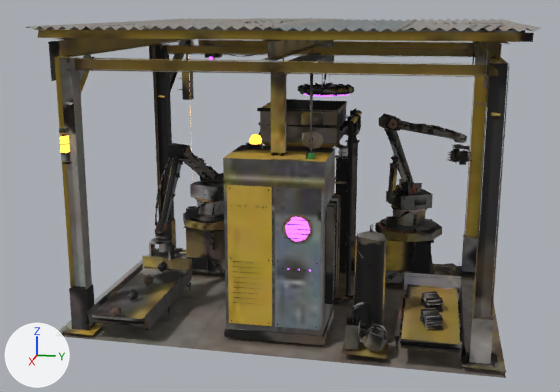
The glTF model jogo/assets/modelos/transporte/trilhos/estacao.glb: old version first, new version second.
One viewpoint serves both versions: a 50 mm camera at (5.39, 0.96, 2.17) aimed at (-0.37, -0.19, 0.73). Every picture has the same lights, and +X, +Y and +Z are marked at lower left. The first picture is the older version. Where no turn or scale is listed for an object, it has been applied to the vertices. Vertices at exactly the same position are counted once.

Names of what the first picture shows: 'cupula', 'estacao_corpo', 'estacao_m14', 'estacao_m15', 'estacao_m16', 'estacao_m22', 'estacao_m23', 'estacao_m24' and 19 more.
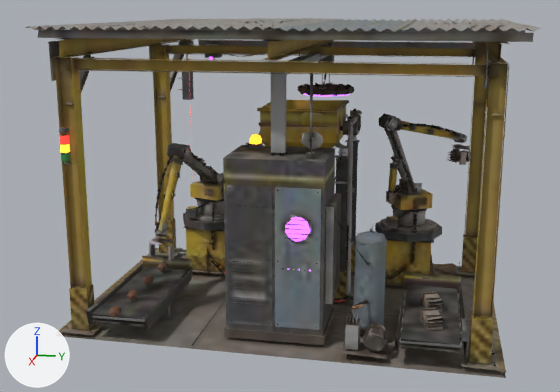
The change, as a list of edits to the scene's bpy script:
```text
Add mat_p_fogo_004:
    mat_p_fogo_004 = principled_material('P_Fogo.004')
    mat_p_fogo_004.base_color = (1.0, 0.03, 0.02)  # red #ff3027
    mat_p_fogo_004.emission_color = (1.0, 0.03, 0.02)  # red #ff3027
    mat_p_fogo_004.emission_strength = 2.0
Add mat_p_fogo_001:
    mat_p_fogo_001 = principled_material('P_Fogo.001')
    mat_p_fogo_001.base_color = (1.0, 0.42, 0.03)  # orange #ffad30
    mat_p_fogo_001.emission_color = (1.0, 0.42, 0.03)  # orange #ffad30
    mat_p_fogo_001.emission_strength = 2.0
Add mat_p_fogo_005:
    mat_p_fogo_005 = principled_material('P_Fogo.005')
    mat_p_fogo_005.base_color = (1.0, 0.45, 0.03)  # orange #ffb330
    mat_p_fogo_005.emission_color = (1.0, 0.45, 0.03)  # orange #ffb330
    mat_p_fogo_005.emission_strength = 2.0
Change me_serie_006:
    remove me_serie_006.from_pydata(...)  # 6817 vertices, 5775 faces; spans x -1.59..1.39, y -0.72..2.32, z -0.28..1.77
    add me_serie_006.from_pydata(...)  # 6817 vertices, 5774 faces; spans x -1.59..1.39, y -0.72..2.32, z -0.28..1.77
    me_serie_006 part 1: the loose piece of 3 vertices spanning x 0.32..0.33, y 0.51..1.09, z 1.02..1.05 is moved by (-0.58, 0.0, 0.11)
    me_serie_006 part 2: the loose piece of 3 vertices spanning x -0.26..-0.25, y 0.51..1.09, z 1.02..1.05 is moved by (0.58, 0.0, 0.0)
    me_serie_006 part 3: the loose piece of 3 vertices spanning x 0.4..0.41, y 1.6..2.0, z -0.04..-0.02 is rebuilt with 3 vertices and now spans x 0.4..0.41, y 1.6..2.0, z -0.04..-0.02
    me_serie_006 part 4: 63 vertices moved within x -0.53..1.34, y -0.42..2.19, z -0.23..1.56; 48 vertices removed from x -0.53..1.39, y -0.61..2.17, z -0.25..1.56; 63 vertices added at x -0.91..1.39, y -0.42..2.21, z -0.25..1.56
    me_serie_006 part 5: 4803 kept faces spanning x -1.59..1.39, y -0.72..2.32, z -0.26..1.77 get new texture (UV) coordinates
    other edits to the shape of me_serie_006 do not show in these pictures
Change me_cupula:
    where me_cupula.from_pydata(...)  # 188 vertices, 295 faces; spans x -1.96..0.97, y -1.46..1.46, z 0.34..1.78
    remove me_cupula.materials.append(mat_p_cristal)  # purple #c461ff, glowing purple #c461ff
    me_cupula part 6: 1 vertex moved from x 0.43, y -0.17, z 1.28 to x 0.43, y -0.16, z 1.29; 6 vertices removed from x 0.39..0.45, y -0.24..-0.19, z 1.28..1.31; 5 vertices added at x 0.38..0.45, y -0.24..-0.18, z 1.28..1.31
    me_cupula part 7: 25 faces spanning x 0.36..0.43, y -0.24..-0.15, z 1.28..1.35 switch from mat_p_fogo (orange #ffbc45, glowing orange #ffbc45) to mat_p_fogo_001 (orange #ffad30, glowing orange #ffad30)
    me_cupula part 8: 32 faces spanning x -1.96..0.97, y -1.46..1.46, z 1.34..1.59 switch from mat_p_fogo (orange #ffbc45, glowing orange #ffbc45) to mat_p_fogo_004 (red #ff3027, glowing red #ff3027)
    me_cupula part 9: 27 faces spanning x -1.96..0.97, y -1.46..1.46, z 1.28..1.48 switch from mat_p_fogo (orange #ffbc45, glowing orange #ffbc45) to mat_p_fogo_005 (orange #ffb330, glowing orange #ffb330)
    add me_cupula.materials.append(mat_p_fogo_002)  # orange #ffb338, glowing orange #ffb338
    add me_cupula.materials.append(mat_p_cristal_001)  # purple #c46cff, glowing purple #c46cff
    add me_cupula.materials.append(mat_p_cristal_002)  # purple #bc61ff, glowing purple #bc61ff
    add me_cupula.materials.append(mat_p_fogo_003)  # red #ff3827, glowing red #ff3827
Change me_sul_braco2_aco:
    where me_sul_braco2_aco.from_pydata(...)  # 148 vertices, 178 faces; spans x -0.065..0.299, y -0.135..0.04, z -0.591..0.018
    me_sul_braco2_aco part 10: 164 kept faces spanning x -0.065..0.299, y -0.135..0.04, z -0.591..0.018 get new texture (UV) coordinates
Change me_sul_giro_aco:
    where me_sul_giro_aco.from_pydata(...)  # 174 vertices, 152 faces; spans x -0.188..0.161, y -0.161..0.23, z -0.014..0.195
    me_sul_giro_aco part 11: 146 kept faces spanning x -0.188..0.161, y -0.161..0.23, z -0.014..0.195 get new texture (UV) coordinates
Change me_norte_giro_aco:
    remove me_norte_giro_aco.from_pydata(...)  # 174 vertices, 152 faces; spans x -0.224..0.174, y -0.183..0.174, z -0.014..0.195
    add me_norte_giro_aco.from_pydata(...)  # 174 vertices, 152 faces; spans x -0.224..0.18, y -0.183..0.174, z -0.014..0.195
    me_norte_giro_aco part 12: 148 kept faces spanning x -0.224..0.18, y -0.183..0.174, z -0.014..0.195 get new texture (UV) coordinates
    edits to the shape of me_norte_giro_aco do not show in these pictures
```

Location of each change, [x1, y1, x2, y2] in pixels of the pictures (560 x 392 px; the box of a moved part takes in the faces that stretch with it):
part 1 of me_serie_006, moved or reshaped
    before: [286, 125, 338, 129]
    after: [321, 100, 349, 103]
part 2 of me_serie_006, moved or reshaped (not visible before)
    after: [259, 123, 329, 127]
part 3 of me_serie_006, rebuilt
    before: [408, 276, 461, 279]
    after: [404, 275, 430, 279]
part 4 of me_serie_006, moved or reshaped
    before: [86, 48, 495, 366]
    after: [86, 52, 496, 366]
part 5 of me_serie_006, surface changed
    both: [38, 27, 534, 373]
part 6 of me_cupula, moved or reshaped
    both: [249, 136, 262, 145]
part 7 of me_cupula, recoloured
    before: [251, 134, 262, 144]
    after: [251, 134, 262, 143]
part 8 of me_cupula, recoloured
    both: [60, 135, 70, 144]
part 9 of me_cupula, recoloured
    both: [60, 144, 70, 153]
part 10 of me_sul_braco2_aco, surface changed (lighter)
    both: [155, 155, 183, 234]
part 11 of me_sul_giro_aco, surface changed
    both: [190, 173, 224, 201]
part 12 of me_norte_giro_aco, surface changed
    both: [386, 179, 433, 210]
